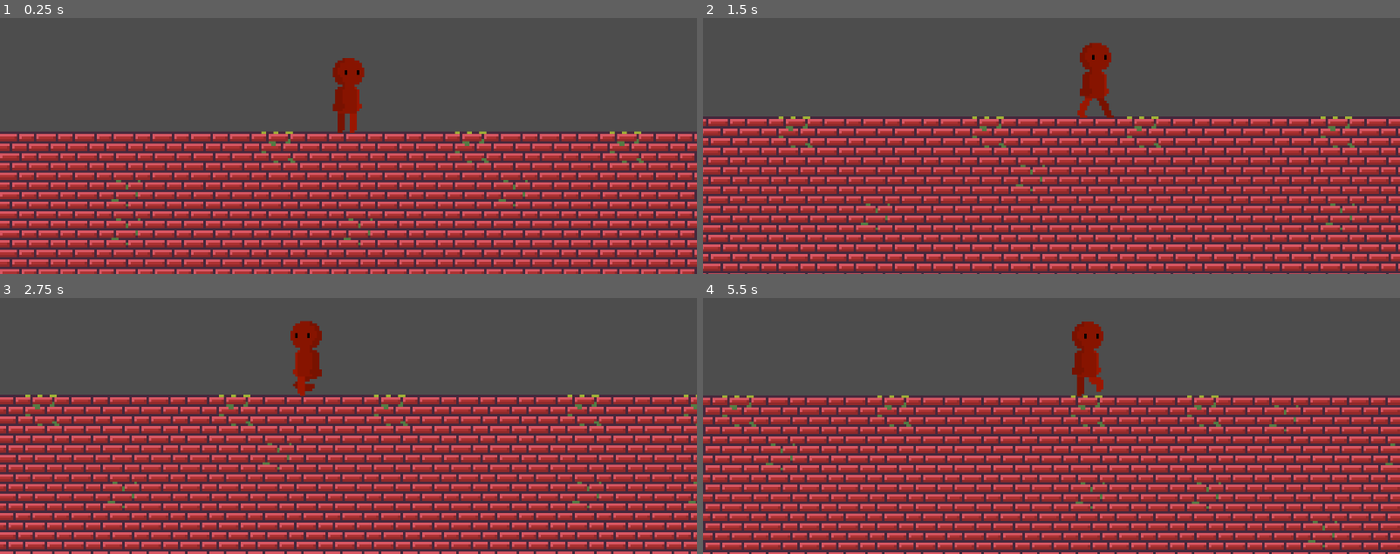
Above: before the commit, frames 1-4 (two rows, left to right).
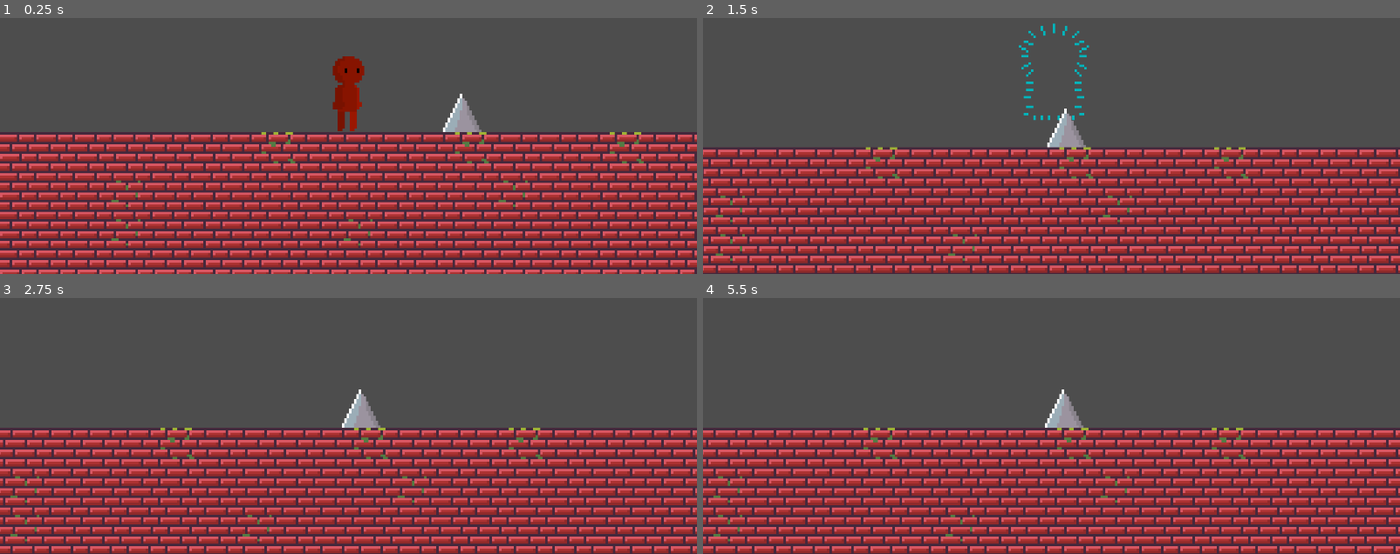
Above: after the commit, the same moments.

Repository: ratmanZorry/GJL-game-parade-game
Game: Godot game, scene res://scenes/main.tscn
Same seed, same stepped clock (60 frames per second), same inputs: the game is played once before the commit and once after it.
Inputs:
- Up to frame 1 (0.25 s): no input
- Up to frame 2 (1.5 s): hold Right (right) from 0.53 s (still down); tap Space (jump) at 0.77 s
- Up to frame 3 (2.75 s): tap Space (jump) at 1.52 s; release Right (right) at 2.03 s; hold A (left) from 2.03 s (still down)
- Up to frame 4 (5.5 s): release A (left) at 2.78 s; hold Right (right) 2.78-4.28 s; tap Space (jump) at 3.02, 3.77, 4.52 s; hold A (left) 4.28-5.03 s; hold Right (right) from 5.03 s (still down)

The runs differ from the first frame. In frame 1, 13% of the frame differs, in the area x 0-100%, y 14-100%; in frame 2, 50%; in frame 3, 60%, in the area x 0-100%, y 8-100%; in frame 4, 59%.

Commit message:
added player death

Diff:
--- a/loop-maintainer/project.godot
+++ b/loop-maintainer/project.godot
@@ -17,6 +17,10 @@
 [autoload]
 
 JumpLocationManager="*res://scripts/jump_location_manager.gd"
+
+[global_group]
+
+kill_hitbox=""
 
 [input]
 
--- /dev/null
+++ b/loop-maintainer/scenes/big_spike.tscn
@@ -0,0 +1,14 @@
+[gd_scene load_steps=2 format=3 uid="uid://mnrtaxsycxga"]
+
+[ext_resource type="Texture2D" uid="uid://cplrymrycipk0" path="res://sprites/big_spike.png" id="1_ani81"]
+
+[node name="big_spike" type="Node2D" groups=["kill_hitbox"]]
+
+[node name="BigSpike" type="Sprite2D" parent="."]
+texture = ExtResource("1_ani81")
+
+[node name="Area2D" type="Area2D" parent="." groups=["kill_hitbox"]]
+
+[node name="CollisionPolygon2D" type="CollisionPolygon2D" parent="Area2D"]
+position = Vector2(0, 1)
+polygon = PackedVector2Array(0, -9, 8, 7, -8, 7, -1, -9)
--- a/loop-maintainer/scenes/main.tscn
+++ b/loop-maintainer/scenes/main.tscn
@@ -1,8 +1,9 @@
-[gd_scene load_steps=7 format=3 uid="uid://b1gf36s45q30l"]
+[gd_scene load_steps=8 format=3 uid="uid://b1gf36s45q30l"]
 
 [ext_resource type="PackedScene" uid="uid://bd27q2d1ytent" path="res://scenes/player.tscn" id="1_o5qli"]
 [ext_resource type="Texture2D" uid="uid://bfdmc0dnw73ru" path="res://sprites/blue_tilemap.png" id="2_0wfyh"]
 [ext_resource type="Texture2D" uid="uid://dhl7cylro7aac" path="res://sprites/brick_tilemap.png" id="2_sugp2"]
+[ext_resource type="PackedScene" uid="uid://mnrtaxsycxga" path="res://scenes/big_spike.tscn" id="4_jyhfs"]
 
 [sub_resource type="TileSetAtlasSource" id="TileSetAtlasSource_sugp2"]
 texture = ExtResource("2_0wfyh")
@@ -85,3 +86,6 @@
 [node name="Camera2D" type="Camera2D" parent="player"]
 zoom = Vector2(4, 4)
 position_smoothing_enabled = true
+
+[node name="big_spike" parent="." instance=ExtResource("4_jyhfs")]
+position = Vector2(52, 40)
--- a/loop-maintainer/scenes/player.tscn
+++ b/loop-maintainer/scenes/player.tscn
@@ -1,10 +1,43 @@
-[gd_scene load_steps=19 format=3 uid="uid://bd27q2d1ytent"]
+[gd_scene load_steps=28 format=3 uid="uid://bd27q2d1ytent"]
 
 [ext_resource type="Texture2D" uid="uid://7sllbl35ynkf" path="res://sprites/player_idle.png" id="1_3vyb7"]
 [ext_resource type="Script" uid="uid://b2xhjljprx6wu" path="res://scripts/player.gd" id="1_qlg0r"]
 [ext_resource type="Texture2D" uid="uid://26lqdvwlj612" path="res://sprites/player_walking.png" id="2_g2els"]
 [ext_resource type="Texture2D" uid="uid://cs7jm1vbfso7l" path="res://sprites/player_falling.png" id="2_qlg0r"]
+[ext_resource type="Texture2D" uid="uid://day6yfgfp3nnr" path="res://sprites/player_death.png" id="2_tuyoq"]
 [ext_resource type="Texture2D" uid="uid://di3xufqo3wplv" path="res://sprites/player_jumping.png" id="3_dqkch"]
+
+[sub_resource type="AtlasTexture" id="AtlasTexture_3v2ag"]
+atlas = ExtResource("2_tuyoq")
+region = Rect2(0, 0, 31, 53)
+
+[sub_resource type="AtlasTexture" id="AtlasTexture_jej6c"]
+atlas = ExtResource("2_tuyoq")
+region = Rect2(31, 0, 31, 53)
+
+[sub_resource type="AtlasTexture" id="AtlasTexture_f1ej7"]
+atlas = ExtResource("2_tuyoq")
+region = Rect2(62, 0, 31, 53)
+
+[sub_resource type="AtlasTexture" id="AtlasTexture_a8ls1"]
+atlas = ExtResource("2_tuyoq")
+region = Rect2(93, 0, 31, 53)
+
+[sub_resource type="AtlasTexture" id="AtlasTexture_qfm1y"]
+atlas = ExtResource("2_tuyoq")
+region = Rect2(124, 0, 31, 53)
+
+[sub_resource type="AtlasTexture" id="AtlasTexture_fulsm"]
+atlas = ExtResource("2_tuyoq")
+region = Rect2(155, 0, 31, 53)
+
+[sub_resource type="AtlasTexture" id="AtlasTexture_4r5pv"]
+atlas = ExtResource("2_tuyoq")
+region = Rect2(186, 0, 31, 53)
+
+[sub_resource type="AtlasTexture" id="AtlasTexture_60mlk"]
+atlas = ExtResource("2_tuyoq")
+region = Rect2(217, 0, 31, 53)
 
 [sub_resource type="AtlasTexture" id="AtlasTexture_g2els"]
 atlas = ExtResource("1_3vyb7")
@@ -53,6 +86,35 @@
 [sub_resource type="SpriteFrames" id="SpriteFrames_dqkch"]
 animations = [{
 "frames": [{
+"duration": 0.4,
+"texture": SubResource("AtlasTexture_3v2ag")
+}, {
+"duration": 0.4,
+"texture": SubResource("AtlasTexture_jej6c")
+}, {
+"duration": 0.4,
+"texture": SubResource("AtlasTexture_f1ej7")
+}, {
+"duration": 0.4,
+"texture": SubResource("AtlasTexture_a8ls1")
+}, {
+"duration": 0.4,
+"texture": SubResource("AtlasTexture_qfm1y")
+}, {
+"duration": 0.4,
+"texture": SubResource("AtlasTexture_fulsm")
+}, {
+"duration": 0.4,
+"texture": SubResource("AtlasTexture_4r5pv")
+}, {
+"duration": 0.4,
+"texture": SubResource("AtlasTexture_60mlk")
+}],
+"loop": true,
+"name": &"death",
+"speed": 5.0
+}, {
+"frames": [{
 "duration": 1.0,
 "texture": ExtResource("2_qlg0r")
 }],
@@ -110,7 +172,8 @@
 }]
 
 [sub_resource type="CapsuleShape2D" id="CapsuleShape2D_g2els"]
-radius = 5.0
+radius = 6.0
+height = 32.0
 
 [node name="player" type="CharacterBody2D" node_paths=PackedStringArray("JUMPBUFFERTIMER", "anim")]
 script = ExtResource("1_qlg0r")
@@ -119,7 +182,7 @@
 
 [node name="AnimatedSprite2D" type="AnimatedSprite2D" parent="."]
 sprite_frames = SubResource("SpriteFrames_dqkch")
-animation = &"falling"
+animation = &"death"
 
 [node name="CollisionShape2D" type="CollisionShape2D" parent="."]
 shape = SubResource("CapsuleShape2D_g2els")
@@ -132,5 +195,11 @@
 wait_time = 0.4
 one_shot = true
 
+[node name="Area2D" type="Area2D" parent="."]
+
+[node name="CollisionShape2D" type="CollisionShape2D" parent="Area2D"]
+shape = SubResource("CapsuleShape2D_g2els")
+
 [connection signal="timeout" from="jump_buffer_timer" to="." method="_on_jump_buffer_timer_timeout"]
 [connection signal="timeout" from="jump_animation_timer" to="." method="_on_jump_animation_timer_timeout"]
+[connection signal="area_entered" from="Area2D" to="." method="_on_area_2d_area_entered"]
--- a/loop-maintainer/scripts/player.gd
+++ b/loop-maintainer/scripts/player.gd
@@ -6,13 +6,18 @@
 @export var JUMPBUFFERTIMER: Timer
 @export var anim: AnimatedSprite2D
 
-var canBufferJump: bool = false
-var was_on_floor: bool = true
+var canBufferJump := false
+var was_on_floor := true
+
+var is_dead := false
 
 func _ready():
 	anim.play("idle")
 
-func _physics_process(delta: float) -> void:
+func _physics_process(delta: float):
+	if is_dead:
+		return
+
 	if not is_on_floor():
 		velocity += get_gravity() * delta
 
@@ -59,5 +64,14 @@
 	anim.play("jumping")
 	JumpLocationManager.jump_locations.append(global_position)
 
+
 func _on_jump_buffer_timer_timeout() -> void:
 	canBufferJump = false
+
+
+func _on_area_2d_area_entered(area: Area2D) -> void:
+	if area.is_in_group("kill_hitbox"):
+		is_dead = true
+		anim.play("death")
+		await get_tree().create_timer(0.65).timeout
+		anim.queue_free()
Binary file added: loop-maintainer/sprites/big_spike.png
Not shown, added: loop-maintainer/sprites/big_spike.png.import
Binary file added: loop-maintainer/sprites/little_spikes.png
Not shown, added: loop-maintainer/sprites/little_spikes.png.import
Binary file added: loop-maintainer/sprites/player_death.png
Not shown, added: loop-maintainer/sprites/player_death.png.import
